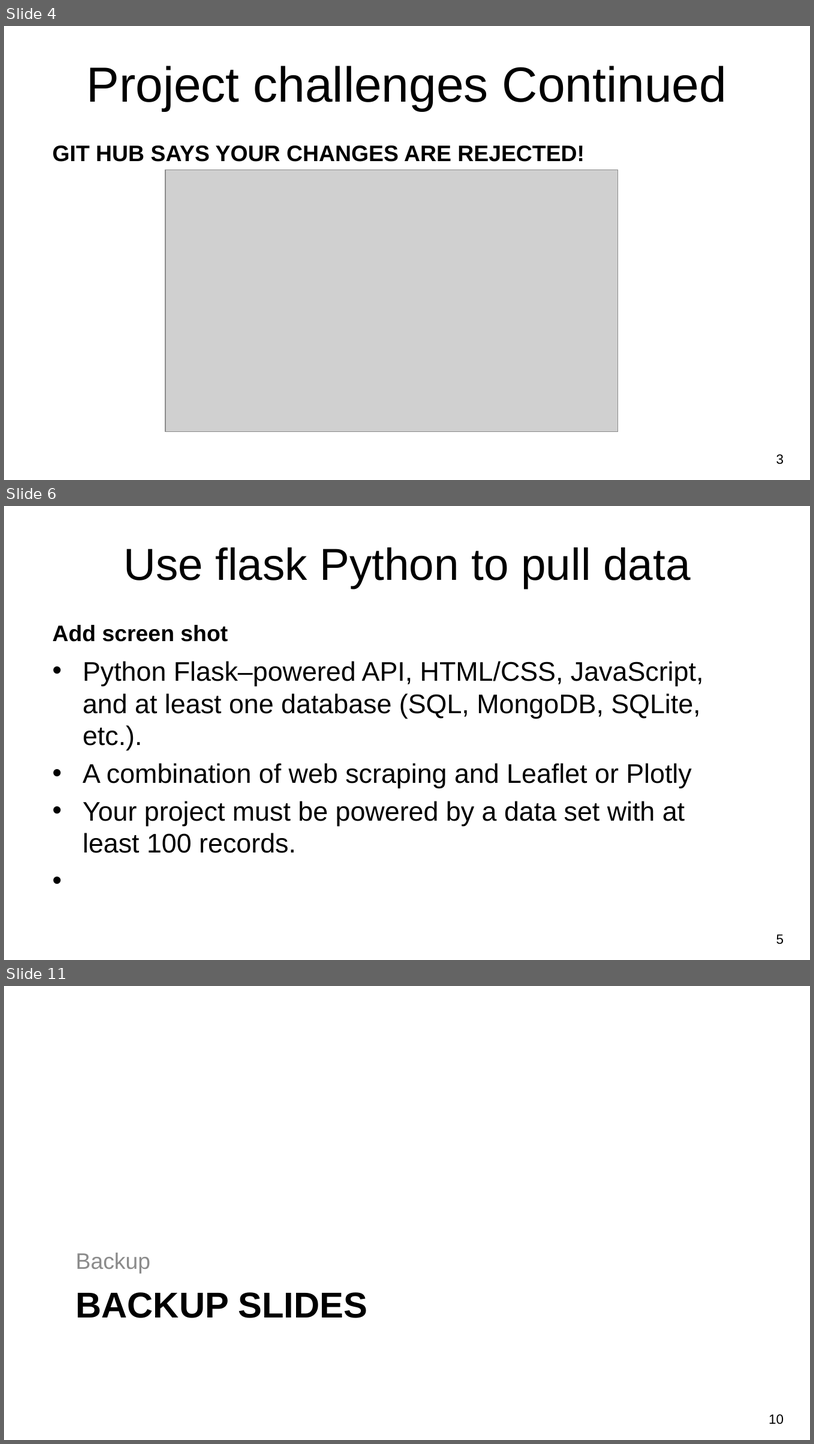
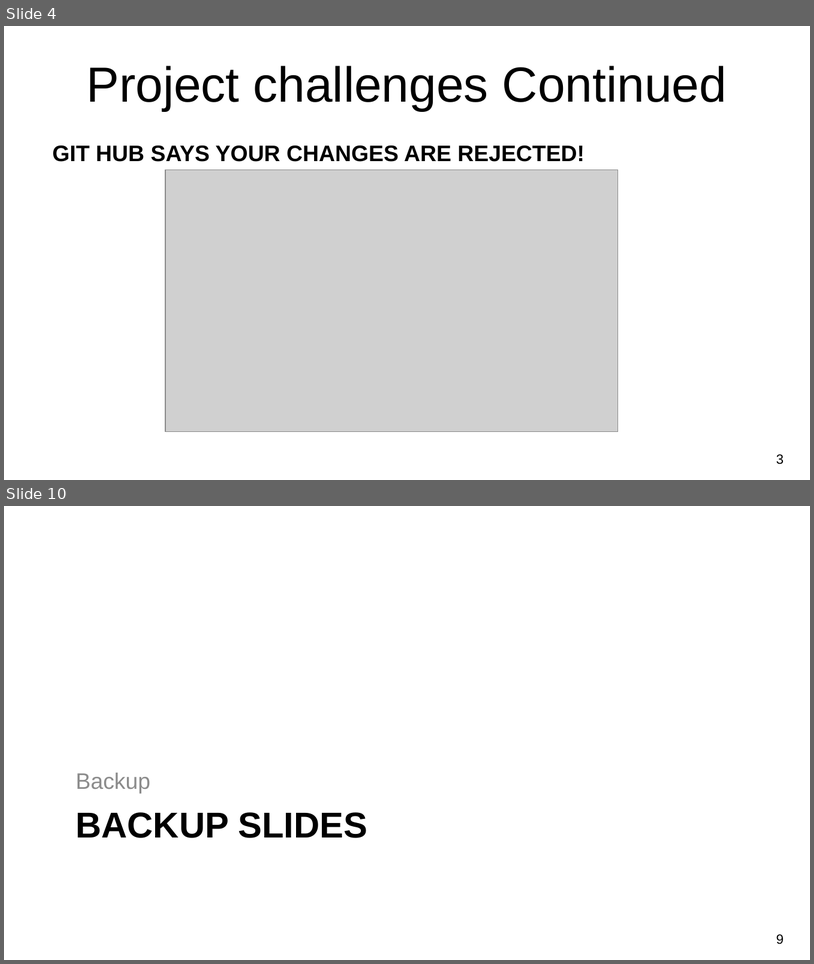
Before and after one commit to owenmeyer3/job-search-challenge, a slide deck: NU-Project2_Jobs Analysis.pptx. Shown one above the other, each under a label of ours: slides 4, 6 and 11 before the commit, slides 4 and 10 after it; the slides between them are not shown. The pictures are 814x1444 and 814x964 pixels, drawn with LibreOffice and Linux fonts; fonts in the diff are those of the drawing; grey boxes stand for pictures; background and template pictures are left out. Boxes give left, top, right and bottom in pixels: in the first picture for what was removed or moved away, otherwise in the second. Text is boxed around its words. In the diff, an @@ line names an element or a change of style, - is before the commit and + after.

```diff
--- a/NU-Project2_Jobs Analysis.pptx
+++ b/NU-Project2_Jobs Analysis.pptx
@@ slide 6 removed at bbox=[4, 506, 810, 960], background picture (left out) @@
@@ title removed at bbox=[123, 547, 690, 588] @@
-Use flask Python to pull data
@@ text removed at bbox=[53, 625, 228, 642] @@
-Add screen shot
@@ text removed at bbox=[83, 661, 704, 853] @@
-• Python Flask–powered API, HTML/CSS, JavaScript, and at least one database (SQL, MongoDB, SQLite, etc.).
-• A combination of web scraping and Leaflet or Plotly
-• Your project must be powered by a data set with at least 100 records.
@@ page number removed at bbox=[777, 934, 784, 944] @@
-5
@@ what was slide 11 is now slide 10 @@
@@ page number at bbox=[777, 934, 784, 944]: text changed @@
-10
+9
```
Also in this commit, not shown: 3 slides changed, 4 slides added, 5 other slides removed.
